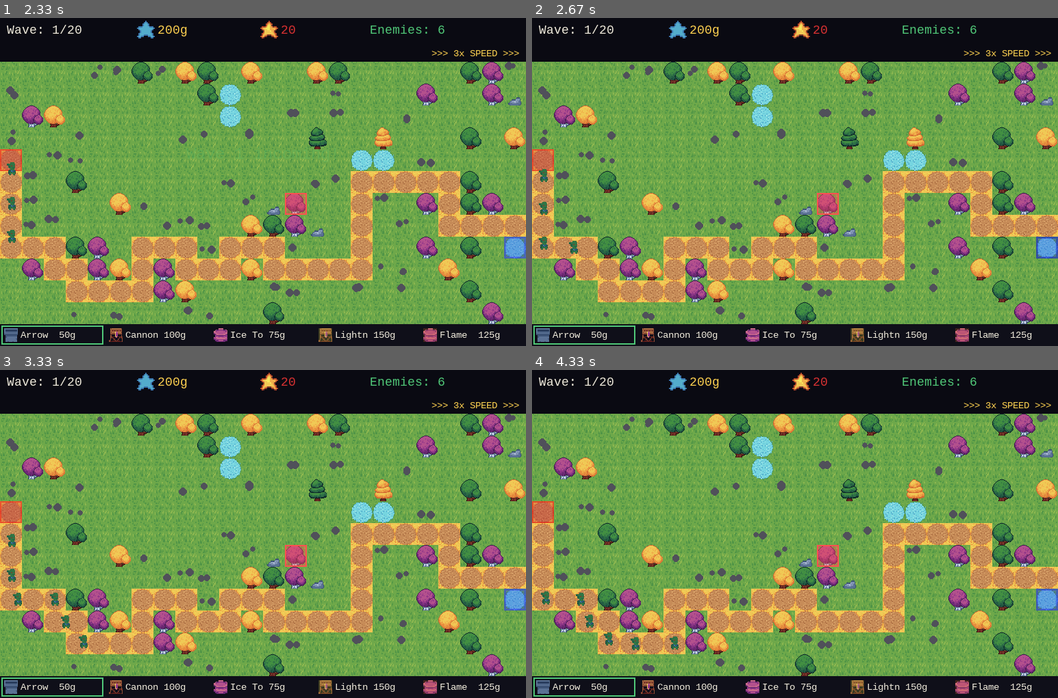
Above: before the commit, frames 1-4 (two rows, left to right).
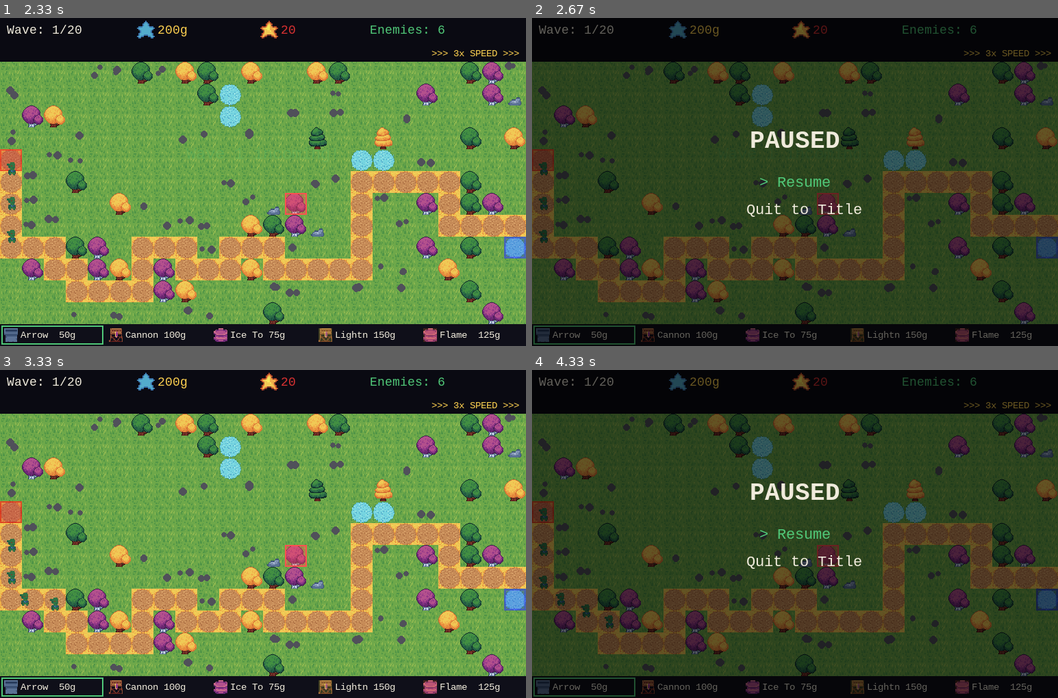
Above: after the commit, the same moments.

Repository: AlviHossain97/RetroWeb
Game: pygame game, started from games/BastionTD/src_python/main.py
The game is run twice, just before and just after one commit, with the same random seed, the same clock (stepped at 60 frames per second) and the same inputs.
Inputs:
- Up to frame 1 (2.33 s): tap Enter at 0.33, 1.17 s; hold Tab 0.67-1.13 s; hold Right 0.67-1.13 s; hold Esc 1.5-1.97 s; hold Right 1.5-1.97 s; tap X at 2 s
- Up to frame 2 (2.67 s): hold Backspace from 2.33 s (still down); hold Right from 2.33 s (still down)
- Up to frame 3 (3.33 s): release Backspace at 2.8 s; release Right at 2.8 s; hold X 2.83-3.3 s; hold Right 2.83-3.3 s
- Up to frame 4 (4.33 s): hold Esc 3.33-3.8 s; hold Right 3.33-3.8 s; tap X at 3.83 s; hold Backspace from 4.17 s (still down); hold Right from 4.17 s (still down)

Frame 1 is identical in both runs. In frame 2, 82% of the frame differs, in the area x 0-100%, y 0-100%; in frame 3, 0.3%; in frame 4, 82%.

Commit message:
fix: update BastionTD enemy sprites and controls

Diff:
--- a/games/BastionTD/src_python/settings.py
+++ b/games/BastionTD/src_python/settings.py
@@ -56,11 +56,12 @@
     "left":    [pygame.K_LEFT, pygame.K_a],
     "right":   [pygame.K_RIGHT, pygame.K_d],
     "a":       [pygame.K_z, pygame.K_RETURN],      # place tower / confirm / start wave
-    "b":       [pygame.K_x, pygame.K_BACKSPACE],    # cancel / sell / upgrade menu
+    "b":       [pygame.K_x],                         # cancel / sell / upgrade menu
     "l":       [pygame.K_q],                         # cycle tower selection left
     "r":       [pygame.K_e],                         # cycle tower selection right
-    "start":   [pygame.K_ESCAPE],                    # pause
-    "select":  [pygame.K_TAB],                       # fast-forward toggle
+    "start":   [pygame.K_ESCAPE, pygame.K_BACKSPACE], # pause
+    "select":  [pygame.K_TAB],                       # speed toggle
+    "fast_forward": [pygame.K_LSHIFT, pygame.K_RSHIFT], # fast-forward hold
     "tower_1": [pygame.K_1, pygame.K_KP1],           # select Arrow Tower
     "tower_2": [pygame.K_2, pygame.K_KP2],           # select Cannon Tower
     "tower_3": [pygame.K_3, pygame.K_KP3],           # select Ice Tower
--- a/games/BastionTD/src_python/states/gameplay.py
+++ b/games/BastionTD/src_python/states/gameplay.py
@@ -46,6 +46,7 @@
 
         # Controls
         self.fast_forward: bool = False
+        self.fast_forward_held: bool = False
 
         # Sell/upgrade interaction
         self.sell_hold_timer: float = 0.0
@@ -89,6 +90,7 @@
         self.cursor_y = GRID_H // 2
         self.selected_tower_idx = 0
         self.fast_forward = False
+        self.fast_forward_held = False
         self.sell_hold_timer = 0.0
         self.show_upgrade = False
         self.notification_text = ""
@@ -140,7 +142,8 @@
         if inp.pressed("select"):
             self.fast_forward = not self.fast_forward
 
-        if self.fast_forward:
+        self.fast_forward_held = inp.held("fast_forward")
+        if self.fast_forward or self.fast_forward_held:
             dt *= 3
 
         # --- Update effects ---
@@ -473,7 +476,7 @@
                                          self.notification_timer)
 
         # --- Fast forward indicator ---
-        if self.fast_forward:
+        if self.fast_forward or self.fast_forward_held:
             ff_surf = self._font_info.render(">>> 3x SPEED >>>", True, COLOR_GOLD)
             screen.blit(ff_surf, (SCREEN_W - ff_surf.get_width() - 10, 44))
 
--- a/games/BastionTD/src_python/states/instructions.py
+++ b/games/BastionTD/src_python/states/instructions.py
@@ -56,11 +56,12 @@
             ("--------", "--------", "--------"),
             ("Move cursor", "WASD / Arrows", "D-pad"),
             ("Place tower / Confirm", "Z / Enter", "A"),
-            ("Upgrade / Sell tower", "X / Backspace", "B"),
+            ("Upgrade / Sell tower", "X", "B"),
             ("Prev tower type", "Q", "L"),
             ("Next tower type", "E", "R"),
-            ("Pause", "ESC", "Start"),
-            ("Fast-forward (3x)", "TAB", "Select"),
+            ("Pause", "ESC / Backspace", "Start"),
+            ("Speed toggle", "TAB", "Select"),
+            ("Fast-forward hold", "Shift", "R"),
         ]
 
         for row in controls:
Not shown, changed: games/BastionTD/src_cpp/core/config.h
Not shown, changed: games/BastionTD/src_cpp/gba_project/BastionTD.gba
Not shown, changed: games/BastionTD/src_cpp/hal/sdl2_input.cpp
Not shown, changed: games/BastionTD/src_cpp/states/gameplay_state.cpp
Not shown, changed: games/BastionTD/src_cpp/states/instructions_state.cpp
